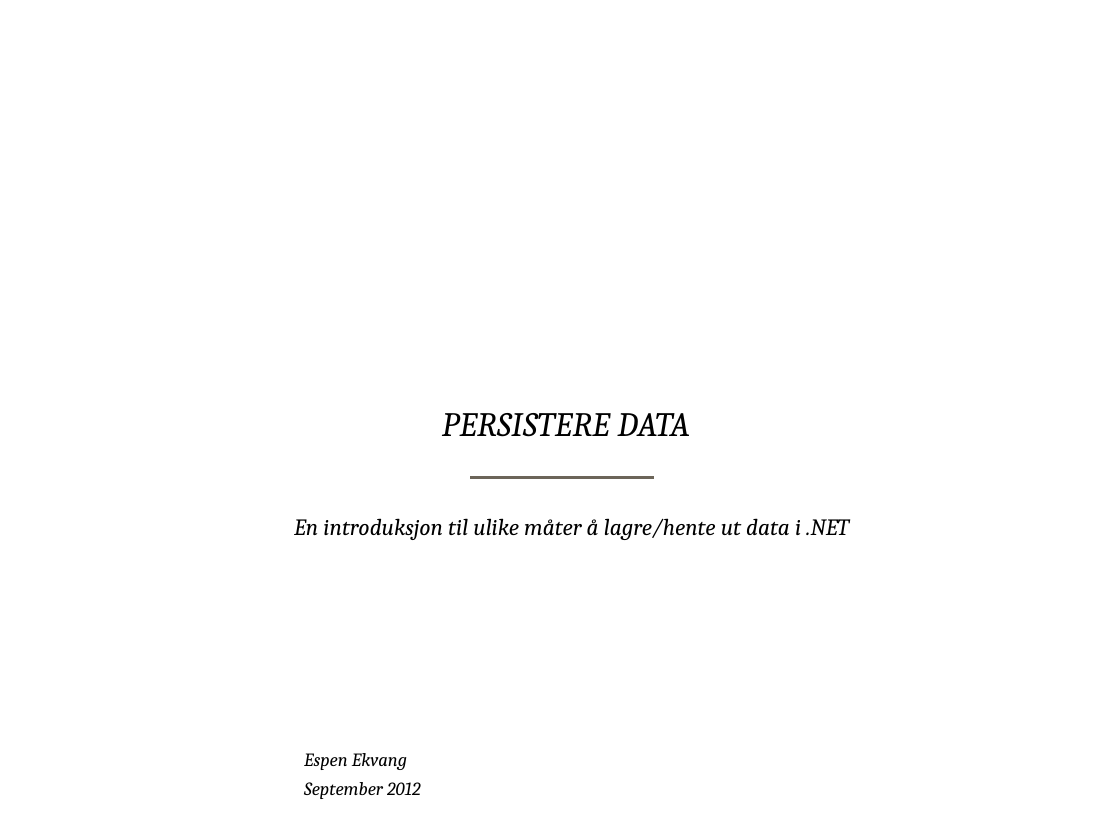
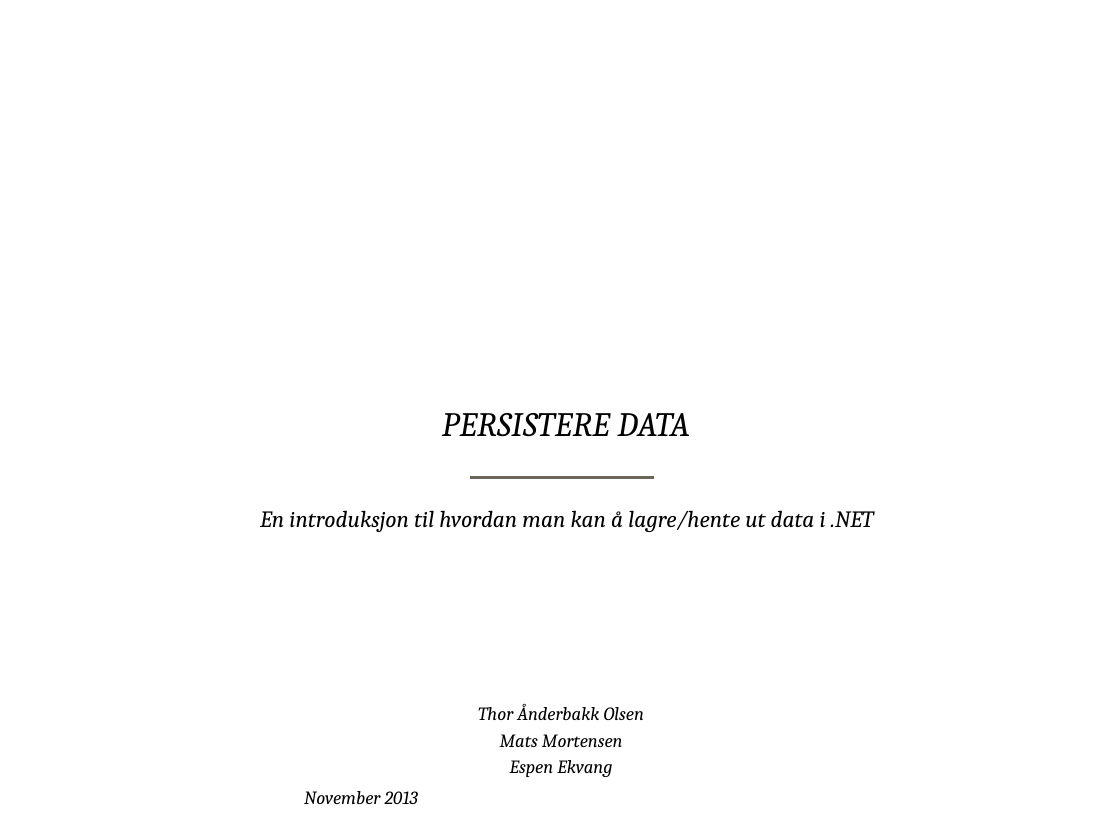
Before and after one commit to bekk/dotnetkurs, a slide deck: slide 1 of persistingData/persistingData.pptx. Drawn at 1120x840 pixels with LibreOffice and Linux fonts; fonts in the diff are those of the drawing; background and template pictures are left out. Boxes give left, top, right and bottom in pixels: in the first picture for what was removed or moved away, otherwise in the second. Text is boxed around its words. In the diff, an @@ line names an element or a change of style, - is before the commit and + after.

Commit message:
Updated slides for persistingData

```diff
--- a/persistingData/persistingData.pptx
+++ b/persistingData/persistingData.pptx
@@ subtitle at (260,510,873,532): text changed @@
-En introduksjon til ulike måter å lagre/hente ut data i .NET
+En introduksjon til hvordan man kan å lagre/hente ut data i .NET
@@ text at (478,704,644,777): text changed @@
-Espen Ekvang
+Thor Ånderbakk Olsen
+Mats Mortensen
+Espen Ekvang
@@ text at (304,791,418,804): text changed @@
-September 2012
+November 2013
```
Also in this commit, not shown: 14 other slides changed, 5 slides added.
